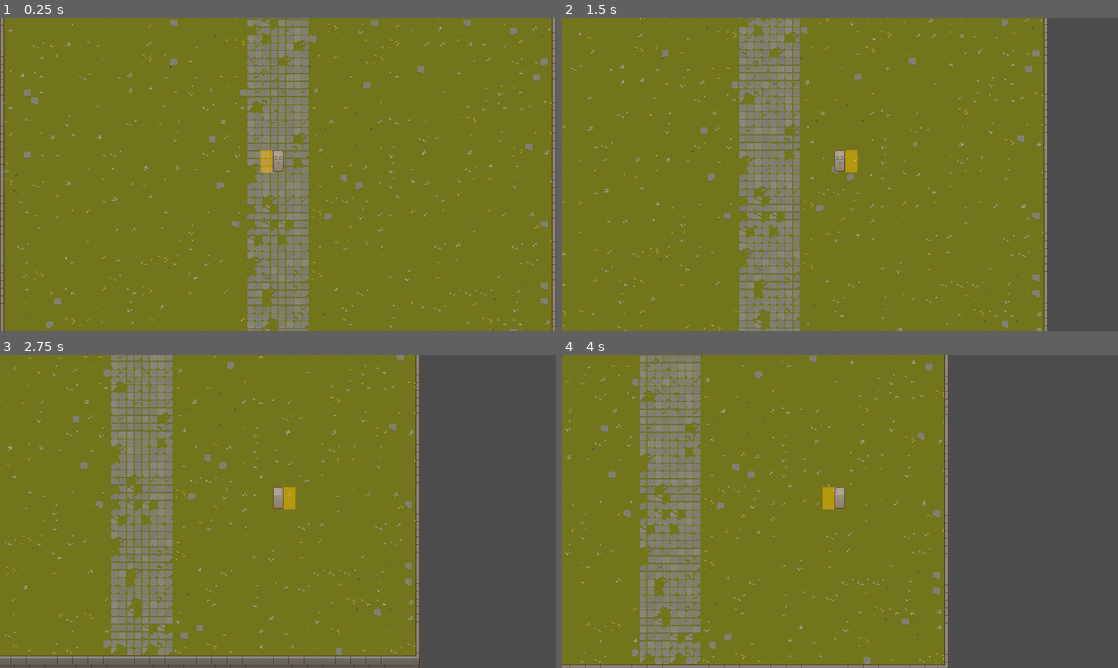
Above: before the commit, frames 1-4 (two rows, left to right).
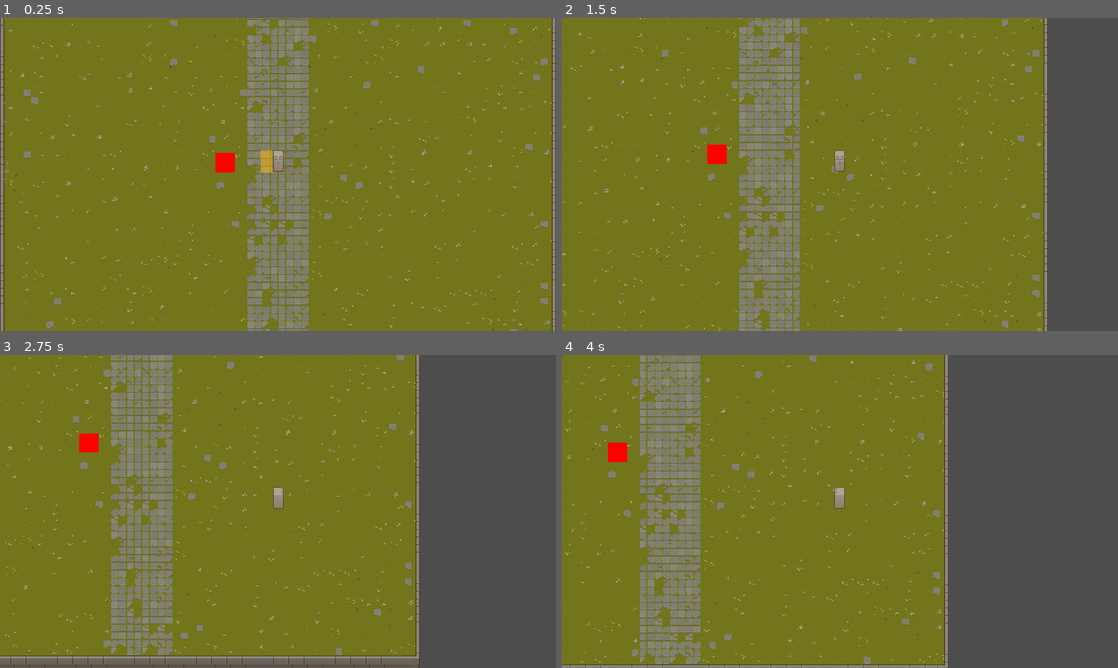
Above: after the commit, the same moments.

Repository: reyhanfarabi/project-survive
Game: Godot game, scene res://scenes/main.tscn
Two runs of this game, one before a commit and one after it. Both use one fixed random seed, a clock stepped at 60 frames per second and the inputs below. The project has no main scene, so this scene is started directly.
Inputs:
- Up to frame 1 (0.25 s): no input
- Up to frame 2 (1.5 s): tap Enter at 0.5 s; hold D (right) 0.53-1.28 s; tap W (top) at 0.6, 1.35 s; hold S (down) from 1.28 s (still down)
- Up to frame 3 (2.75 s): release S (down) at 2.03 s; hold D (right) from 2.03 s (still down); tap W (top) at 2.1 s
- Up to frame 4 (4 s): tap W (top) at 2.85, 3.6 s; release D (right) at 3.53 s; hold A (left) from 3.53 s (still down)

The runs differ from the first frame. In frame 1, 0.2% of the frame differs, in the area x 38-43%, y 43-50%; in frame 2, 0.4%, in the area x 26-54%, y 40-50%; in frame 3, 0.4%; in frame 4, 0.4%.

Commit message:
[PSV-3] add attack logic

Diff:
--- a/scenes/main.tscn
+++ b/scenes/main.tscn
@@ -1,8 +1,9 @@
-[gd_scene load_steps=8 format=3 uid="uid://bce56et1xspna"]
+[gd_scene load_steps=9 format=3 uid="uid://bce56et1xspna"]
 
 [ext_resource type="Texture2D" uid="uid://b1k56huheu54c" path="res://assets/texture/TX Tileset Grass.png" id="1_3sk7a"]
 [ext_resource type="Texture2D" uid="uid://hcmvhwscuw01" path="res://assets/texture/TX Tileset Wall.png" id="2_3iqga"]
 [ext_resource type="PackedScene" uid="uid://6aw2iknw3gux" path="res://scenes/player.tscn" id="3_5vid3"]
+[ext_resource type="PackedScene" uid="uid://c8ot1ban12ovf" path="res://scenes/test_enemy.tscn" id="4_mmlqt"]
 
 [sub_resource type="TileSetAtlasSource" id="TileSetAtlasSource_si7rc"]
 texture = ExtResource("1_3sk7a")
@@ -292,6 +293,9 @@
 format = 2
 layer_0/tile_data = PackedInt32Array(917486, 65536, 3, 917487, 131072, 3, 917488, 131072, 3, 917489, 131072, 3, 917490, …(2939 unchanged characters)…
 
+[node name="TestEnemy" parent="." instance=ExtResource("4_mmlqt")]
+position = Vector2(-129, -44)
+
 [node name="Player" parent="." instance=ExtResource("3_5vid3")]
 
 [node name="Camera2D" type="Camera2D" parent="Player"]
--- a/scenes/player.tscn
+++ b/scenes/player.tscn
@@ -33,3 +33,8 @@
 offset_right = -12.0
 offset_bottom = -5.0
 color = Color(1, 0.729412, 0, 0.490196)
+
+[node name="AttackTimer" type="Timer" parent="."]
+
+[connection signal="area_entered" from="AttackHitbox" to="." method="_on_attack_hitbox_area_entered"]
+[connection signal="timeout" from="AttackTimer" to="." method="_on_attack_timer_timeout"]
--- /dev/null
+++ b/scenes/test_enemy.tscn
@@ -0,0 +1,15 @@
+[gd_scene load_steps=2 format=3 uid="uid://c8ot1ban12ovf"]
+
+[sub_resource type="RectangleShape2D" id="RectangleShape2D_xrxlr"]
+size = Vector2(40, 40)
+
+[node name="TestEnemy" type="Area2D" groups=["enemies"]]
+
+[node name="ColorRect" type="ColorRect" parent="."]
+offset_right = 40.0
+offset_bottom = 40.0
+color = Color(1, 0, 0, 1)
+
+[node name="CollisionShape2D" type="CollisionShape2D" parent="."]
+position = Vector2(20, 20)
+shape = SubResource("RectangleShape2D_xrxlr")
--- a/scripts/player.gd
+++ b/scripts/player.gd
@@ -2,19 +2,31 @@
 
 
 @export var speed = 200
+@export var attack_cooldown = 2
+@export var attack_animation = 0.5		# could be change later when animation is added
+
+var can_attack = true
+
+
+func _ready():
+	start()
+
+
+func start():
+	$AttackTimer.wait_time = attack_cooldown
+	$AttackHitbox.hide()
 
 
 func _physics_process(delta):
 	var input = Input.get_vector("left", "right", "top", "down")
 	handle_movement(input)
 	handle_facing(input)
-	pass
+	handle_attack()
 
 
 func handle_movement(input):
 	velocity = speed * input
 	move_and_slide()
-	pass
 
 
 func handle_facing(input):
@@ -35,4 +47,24 @@
 		get_node("Sprite2D").set_flip_h(false)
 		$AttackHitbox.scale = Vector2(1, 1)
 
-	pass
+
+func handle_attack():
+	# check if possible to attack
+	if not can_attack:
+		return
+	can_attack = false
+	$AttackTimer.start()
+
+	# handle show and hide attack hitbox
+	$AttackHitbox.show()
+	await get_tree().create_timer(0.5).timeout
+	$AttackHitbox.hide()
+
+
+func _on_attack_timer_timeout():
+	can_attack = true
+
+
+func _on_attack_hitbox_area_entered(area):
+	if area.is_in_group("enemies"):
+		print(area)		# need to adjust later
